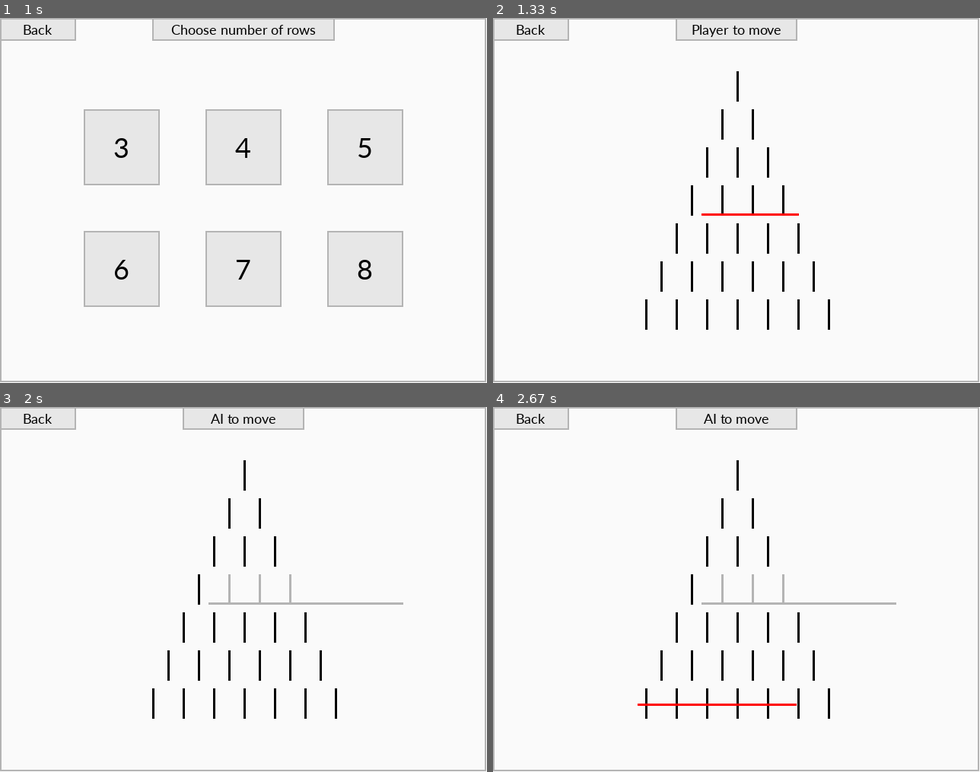
Above: before the commit, frames 1-4 (two rows, left to right).
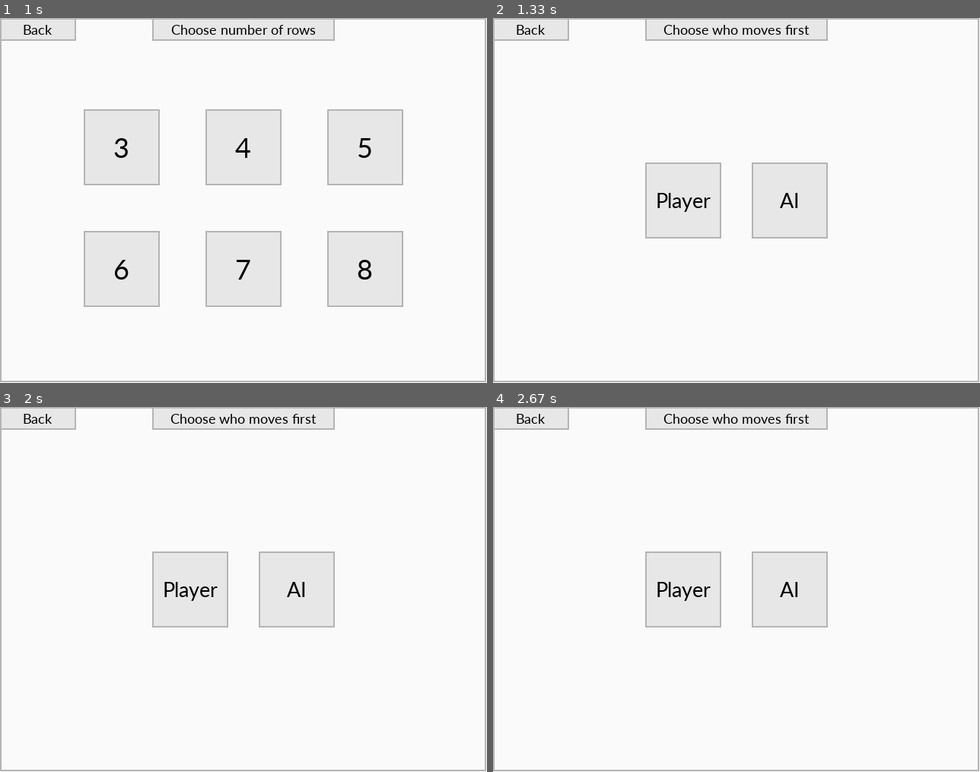
Above: after the commit, the same moments.

Repository: LazySloath/python-projects
Game: pygame game, started from nimpygame/nimpygame.py
The game is run twice, just before and just after one commit, with the same random seed, the same clock (stepped at 60 frames per second) and the same inputs.
Inputs (mouse positions are in pixels of both pictures, inside the frame that each line leads up to):
- Up to frame 1 (1 s): click (243, 240) at 0.38 s; click "1-Player" at 0.85 s
- Up to frame 2 (1.33 s): press the mouse at (702, 215) at 1.2 s; move the mouse to (799, 149) at 1.3 s
- Up to frame 3 (2 s): release the mouse at (404, 472) at 1.43 s
- Up to frame 4 (2.67 s): no input

Frame 1 is identical in both runs. In frame 2, 2.4% of the frame differs, in the area x 31-70%, y 0-86%; in frame 3, 2.5%; in frame 4, 2.7%, in the area x 29-83%, y 0-86%.

Commit message:
Added turn order selection for AI games

Diff:
--- a/nimpygame/nimpygame.py
+++ b/nimpygame/nimpygame.py
@@ -6,7 +6,10 @@
 
 what to improve:
 AI behaviour - if winning position, emulate players previous move for pairs
+
 different AI settings
+
+start first or second
 """
 
 import pygame
@@ -25,15 +28,9 @@
 RED = (255,0,0)
 BLUE = (0,0,255)
 
-stickassets = []
-for i in range(9):
-    row = []
-    for j in range(i):
-        row.append((340-i*20+j*40,20+i*50))
-    stickassets.append(row)
-
 def main():
-    global DISPLAYSURF,buttonSound,swipeSound,whooshSound,winSound,multiplay
+    global DISPLAYSURF, multiplay, stickassets
+    global buttonSound, swipeSound, whooshSound, winSound
     pygame.mixer.pre_init(44100, -16, 1, 512)
     pygame.init()
     FPSCLOCK = pygame.time.Clock()
@@ -54,21 +51,31 @@
     whooshSound.set_volume(0.1)
     winSound = pygame.mixer.Sound('win.wav')
     winSound.set_volume(0.1)
+    # Stick assets
+    stickassets = []
+    for i in range(9):
+        row = []
+        for j in range(i):
+            row.append((340-i*20+j*40,20+i*50))
+        stickassets.append(row)
     # Main game loop
     while True:
         rows = None
+        order = None
         multiplay = False
         if showStartScreen():
             rows = showRowSelect()
             if rows and multiplay:
                 runGame2(rows)
             elif rows:
-                runGame(rows)
+                order = showOrder()
+                if order:
+                    runGame(rows,order)
         else:
             showRules()
 
 
-def runGame(rows):
+def runGame(rows,order):
     """Game logic"""
     lines = []
     sticks = []
@@ -76,7 +83,12 @@
     for row in stickassets[:rows+1]:
         for pair in row:
             sticks.append(pygame.Rect(pair[0],pair[1],3,40))
-    player1 = True
+    # Start second
+    if order == 2:
+        player1 = False
+    # Start first
+    else:
+        player1 = True
     error = False
     # Hacky way to get back button
     back = displayGame(sticks,crossed,lines,player1,error,True)
@@ -87,11 +99,10 @@
         if not player1:
             # Computer 'thinking'
             pygame.time.delay(800)
-            player1 = not player1
+            player1 = True
             line = analyse(sticks)
             for stick in sticks:
                 if stick.colliderect(line):
-                    any_crossed += 1
                     crossed.append(stick)
             for stick in crossed:
                 if stick in sticks:
@@ -138,7 +149,7 @@
                                 for stick in crossed:
                                     if stick in sticks:
                                         sticks.remove(stick)
-                                player1 = not player1
+                                player1 = False
                                 lines.append(line)
                                 displayGame(sticks,crossed,lines,player1,error,True)
                                 swipeSound.play()
@@ -181,7 +192,7 @@
                     return
 
 def runGame2(rows):
-    """Game logic"""
+    """2-player game logic"""
     lines = []
     sticks = []
     crossed = []
@@ -348,7 +359,6 @@
                 for rect in numberRects:
                     if rect.collidepoint(event.pos):
                         buttonSound.play()
-                        pygame.display.update()
                         return numberRects.index(rect) + 3
 
 def showRules():
@@ -371,6 +381,28 @@
                 if checkBack(back,event.pos):
                     buttonSound.play()
                     return
+
+def showOrder():
+    """Screen for turn order"""
+    DISPLAYSURF.fill(WHITE)
+    # Make back button
+    back = makeBack()
+    makeText(20,'Choose who moves first',BLACK,GREY,200,0,240,30)
+    orderRects = []
+    orderRects.append(makeText(30,'Player',BLACK,GREY,200,190,100,100))
+    orderRects.append(makeText(30,'AI',BLACK,GREY,340,190,100,100))
+    pygame.display.update()
+    while True:
+        checkQuit()
+        for event in pygame.event.get():
+            if event.type == MOUSEBUTTONUP:
+                if checkBack(back,event.pos):
+                    buttonSound.play()
+                    return
+                for rect in orderRects:
+                    if rect.collidepoint(event.pos):
+                        buttonSound.play()
+                        return orderRects.index(rect) + 1
 
 def makeText(fontsize,text,color,bgcolor,x,y,rwidth,rheight):
     """Helper function to make text boxes"""
